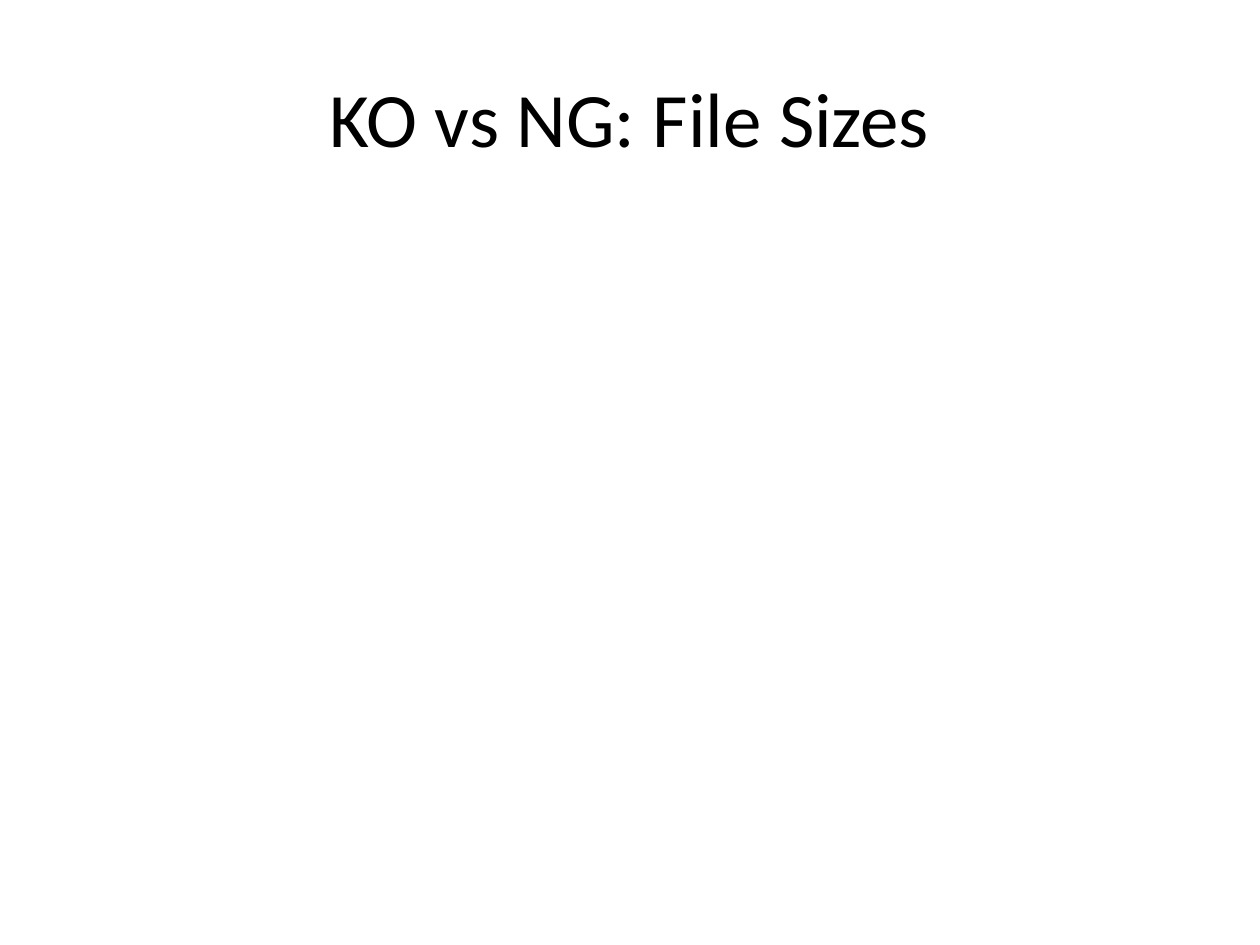
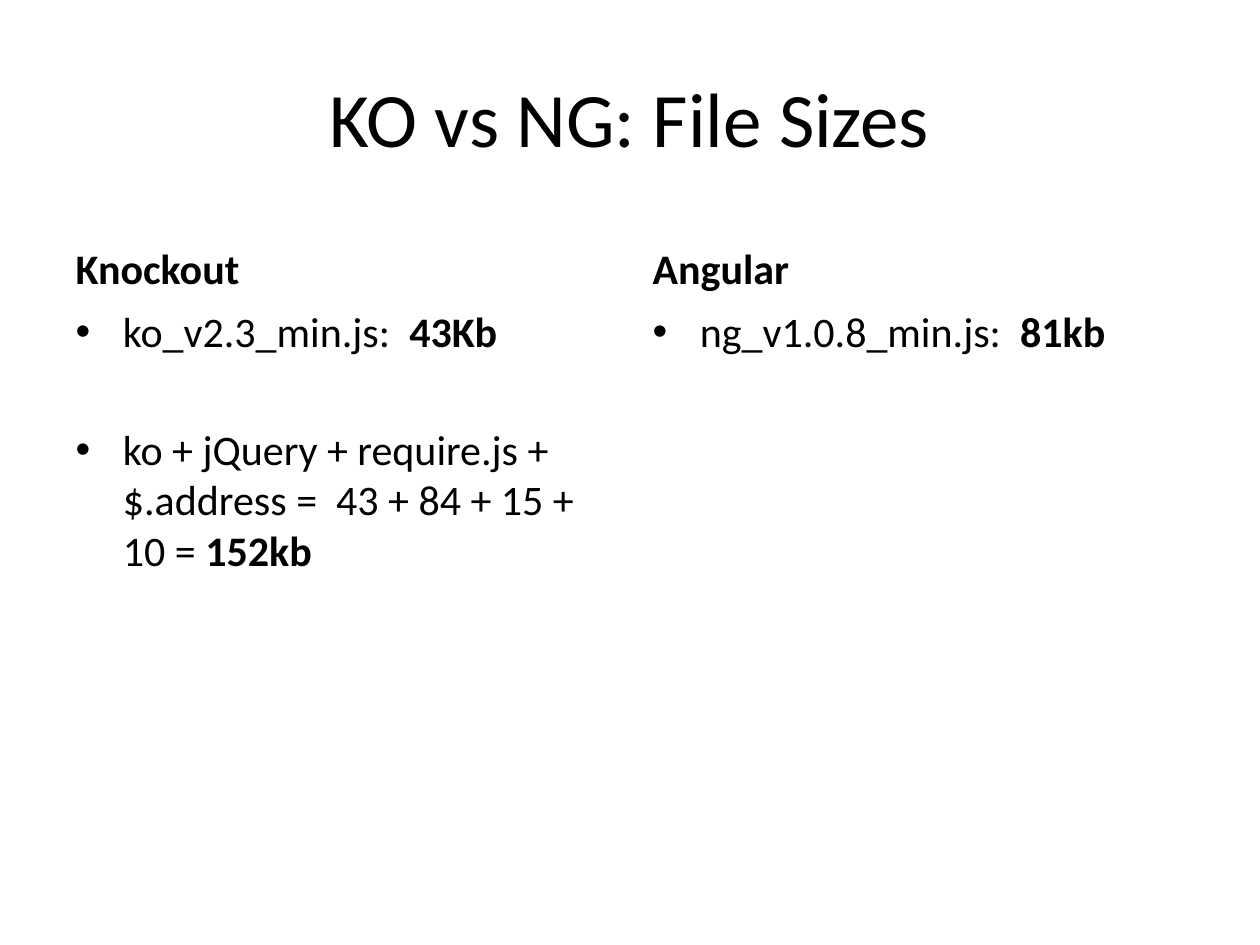
Before and after one commit to Moollihawkja/KOvsNG, a slide deck: slide 9 of KOvsNG.pptx (slide 8 before the commit). Drawn at 1260x945 pixels with LibreOffice and Linux fonts; fonts in the diff are those of the drawing. Boxes give left, top, right and bottom in pixels: in the first picture for what was removed or moved away, otherwise in the second. Text is boxed around its words. In the diff, an @@ line names an element or a change of style, - is before the commit and + after.

Commit message:
Added Angular learning

```diff
--- a/KOvsNG.pptx
+++ b/KOvsNG.pptx
@@ text added at <box>76,254,240,285</box>, 24 pt, text #000000, bold @@
+Knockout
@@ text added at <box>653,254,789,291</box>, 24 pt, text #000000, bold @@
+Angular
@@ text added at <box>123,317,544,567</box>, 24 pt, text #000000 @@
+• ko_v2.3_min.js: 43Kb
+• ko + jQuery + require.js + $.address = 43 + 84 + 15 + 10 = 152kb
@@ text added at <box>700,317,1105,355</box>, 24 pt, text #000000 @@
+• ng_v1.0.8_min.js: 81kb
```
Also in this commit, not shown: 14 other slides changed, 1 slide added, 1 slide removed, 5 other files.
